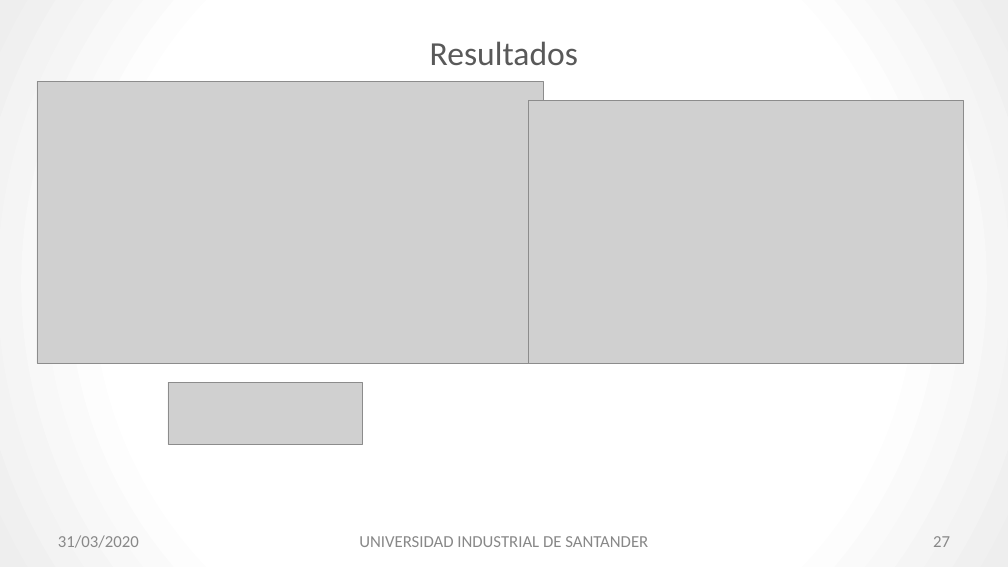
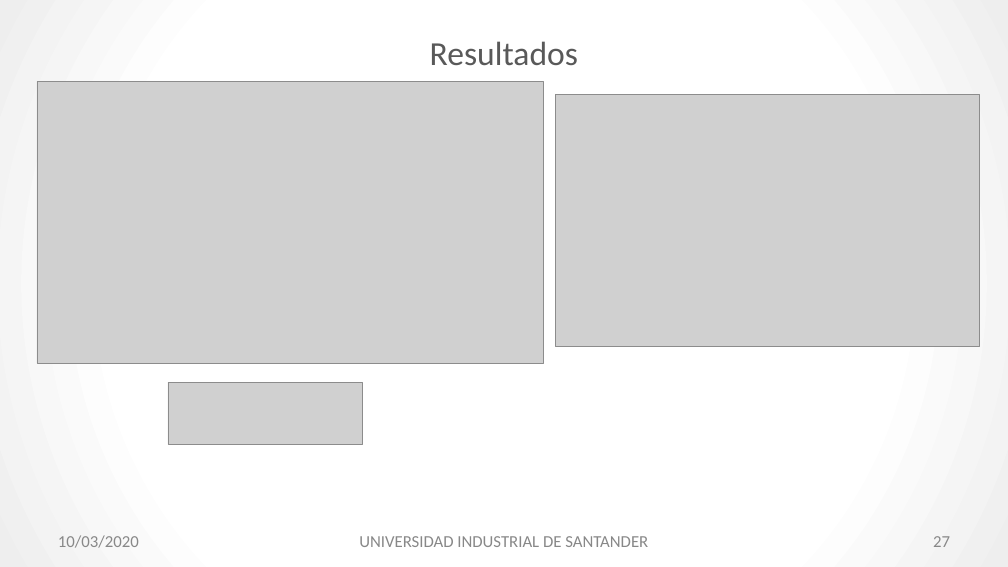
Before and after one commit to Jamf05/2019-2-simulacion-digital-proyecto, a slide deck: slide 27 of PREDICCIÓN DE ENTRADA DE EXTRANJEROS EN COLOMBIA POR MEDIO DE SERIES DE TIEMPO.pptx. Drawn at 1008x567 pixels with LibreOffice and Linux fonts; fonts in the diff are those of the drawing; grey boxes stand for pictures. Boxes give left, top, right and bottom in pixels: in the first picture for what was removed or moved away, otherwise in the second. Text is boxed around its words. In the diff, an @@ line names an element or a change of style, - is before the commit and + after.

```diff
--- a/PREDICCIÓN DE ENTRADA DE EXTRANJEROS EN COLOMBIA POR MEDIO DE SERIES DE TIEMPO.pptx
+++ b/PREDICCIÓN DE ENTRADA DE EXTRANJEROS EN COLOMBIA POR MEDIO DE SERIES DE TIEMPO.pptx
@@ picture resized from (x1=529, y1=101, x2=963, y2=363) to (x1=556, y1=94, x2=979, y2=346) @@
@@ text at (x1=58, y1=535, x2=139, y2=548): text changed @@
-31/03/2020
+10/03/2020
```
Also in this commit, not shown: 31 other slides changed, 1 other file.
